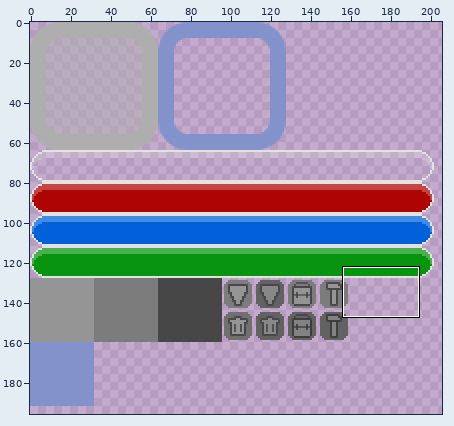
A sprite sheet gets an edit: Images/UI.png. Above: a wide view before the commit, with the close-up outlined.
Close-up. First the earlier version:
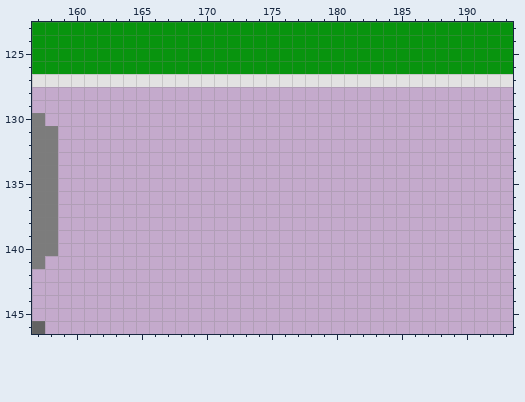
The file is 256x256 pixels. Pixels under 10% opacity are left out. Colours within 5 levels of each other are drawn and written as one. Shown: x 157..193, y 123..146. The wide view leaves out empty margins.
Now the later version:
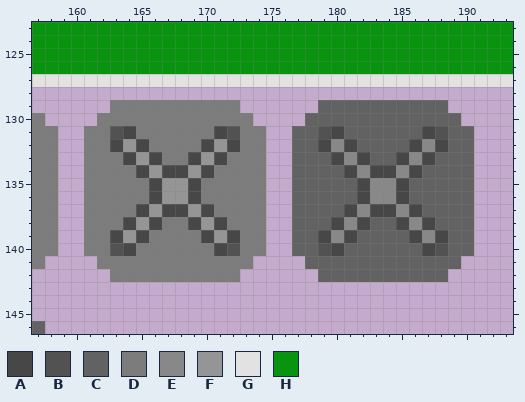
Palette (. is transparent): A #474747  B #525252  C #626262  D #7c7c7c  E #888888  F #959595  G #e2e2e2  H #08940e
What changed:
There is now colour A in row 131 at x 164, 171, 180 and 187; in row 132 at x 163, 165, 170, 172, 179, 181, 186 and 188; in row 133 at x 164, 166, 169, 171, 180, 182, 185 and 187; in row 134 at x 165, 167 to 168, 170, 181, 183 to 184 and 186; in rows 135 to 136 at x 166, 169, 182 and 185; in row 137 at x 165, 167 to 168, 170, 181, 183 to 184 and 186.
There is now colour A in row 138 at x 164, 166, 169, 171, 180, 182, 185 and 187; in row 139 at x 163, 165, 170, 172, 179, 181, 186 and 188; in row 140 at x 164, 171, 180 and 187.
There is now colour B in row 131 at x 163, 172, 179 and 188; in row 140 at x 163, 172, 179 and 188.
There is now colour C in row 129 at x 179 to 188; in row 130 at x 178 to 189; in row 131 at x 177 to 178, 181 to 186 and 189 to 190; in row 132 at x 177 to 178, 182 to 185 and 189 to 190; in row 133 at x 177 to 179, 183 to 184 and 188 to 190; in row 134 at x 177 to 180 and 187 to 190.
There is now colour C in rows 135 to 136 at x 177 to 181 and 186 to 190; in row 137 at x 177 to 180 and 187 to 190; in row 138 at x 177 to 179, 183 to 184 and 188 to 190; in row 139 at x 177 to 178, 182 to 185 and 189 to 190; in row 140 at x 177 to 178, 181 to 186 and 189 to 190; in row 141 at x 178 to 189.
There is now colour C in row 142 at x 179 to 188.
There is now colour D in row 129 at x 163 to 172; in row 130 at x 162 to 173; in row 131 at x 161 to 162, 165 to 170 and 173 to 174; in row 132 at x 161 to 162, 166 to 169 and 173 to 174; in row 133 at x 161 to 163, 167 to 168 and 172 to 174; in row 134 at x 161 to 164 and 171 to 174.
There is now colour D in rows 135 to 136 at x 161 to 165 and 170 to 174; in row 137 at x 161 to 164 and 171 to 174; in row 138 at x 161 to 163, 167 to 168 and 172 to 174; in row 139 at x 161 to 162, 166 to 169 and 173 to 174; in row 140 at x 161 to 162, 165 to 170 and 173 to 174; in row 141 at x 162 to 173.
There is now colour D in row 142 at x 163 to 172.
There is now colour E in row 132 at x 180 and 187; in row 133 at x 181 and 186; in row 134 at x 182 and 185; in rows 135 to 136 at x 183 to 184; in row 137 at x 182 and 185; in row 138 at x 181 and 186.
There is now colour E in row 139 at x 180 and 187.
There is now colour F in row 132 at x 164 and 171; in row 133 at x 165 and 170; in row 134 at x 166 and 169; in rows 135 to 136 at x 167 to 168; in row 137 at x 166 and 169; in row 138 at x 165 and 170.
There is now colour F in row 139 at x 164 and 171.
Where, in picture pixels (left, top, right, bottom), the same in both close-ups:
added: (84, 100, 474, 282)
